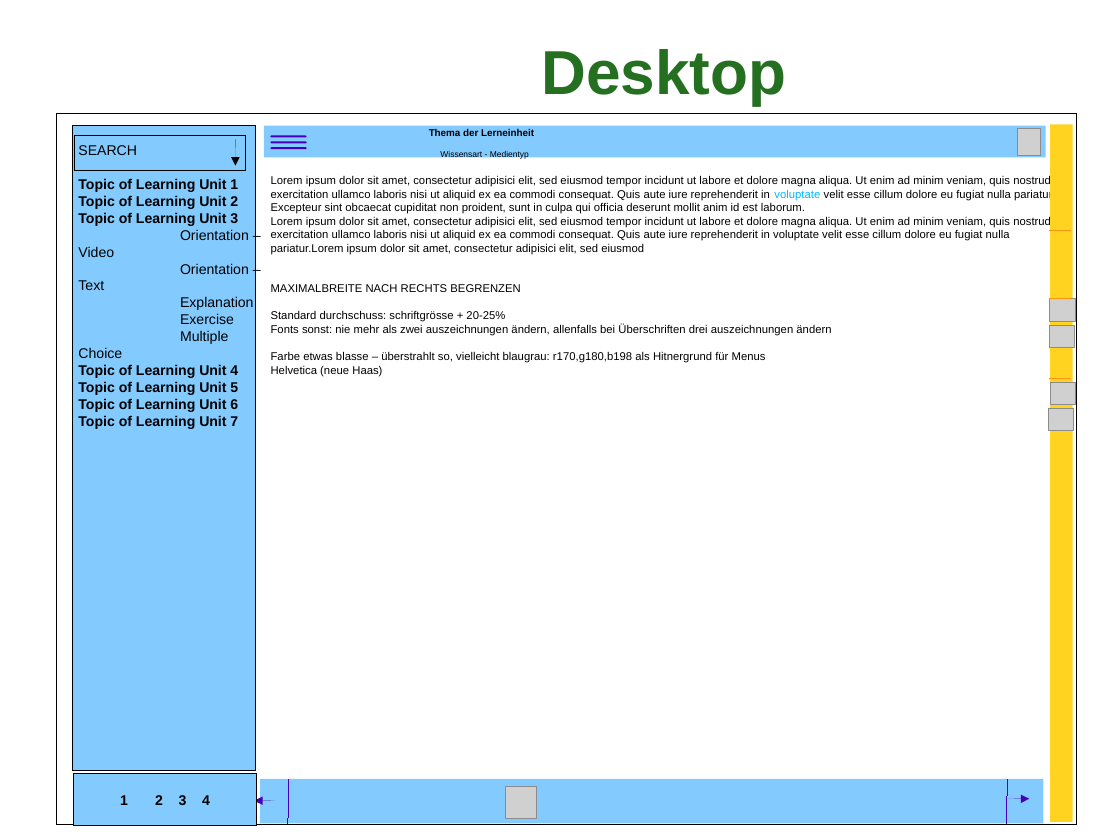
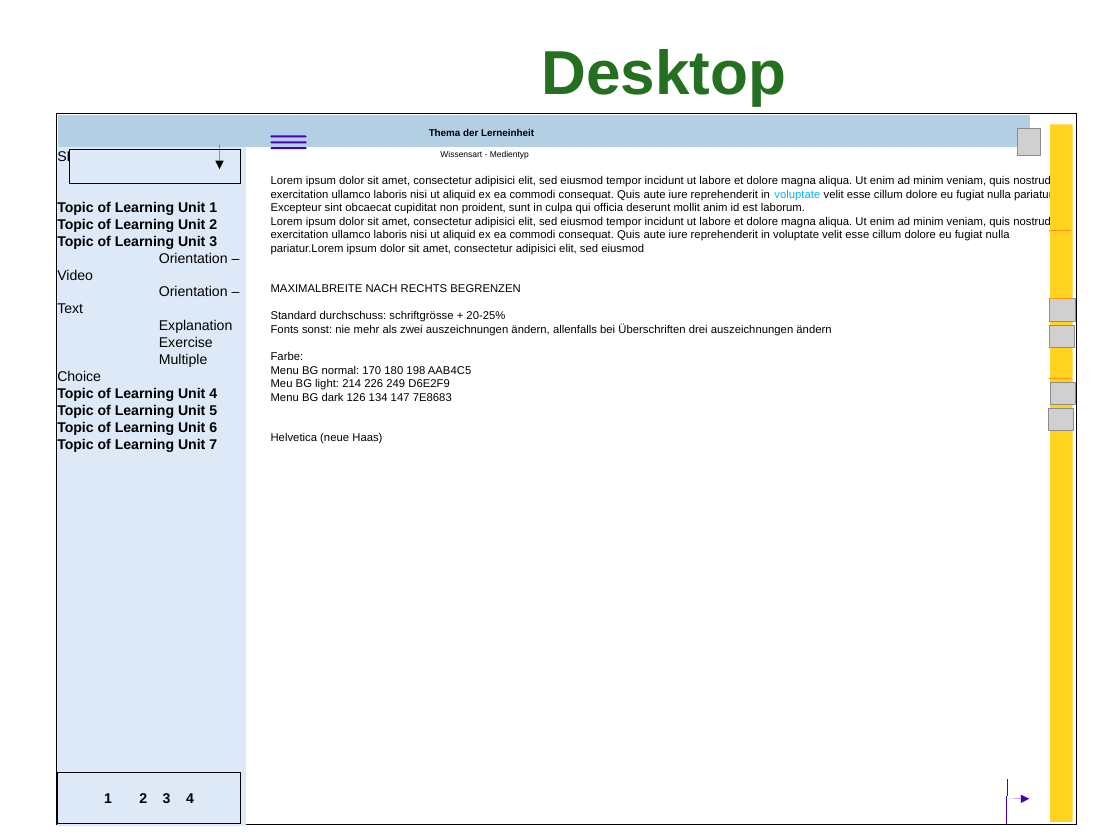
Before and after one commit to cswertz/lerndorf, a slide deck: slide 8 of doc/LD_interface.odp (slide 7 before the commit). Drawn at 1120x840 pixels with LibreOffice and Linux fonts; fonts in the diff are those of the drawing; grey boxes stand for pictures; background and template pictures are left out. Boxes give left, top, right and bottom in pixels: in the first picture for what was removed or moved away, otherwise in the second. Text is boxed around its words. In the diff, an @@ line names an element or a change of style, - is before the commit and + after.

```diff
--- a/doc/LD_interface.odp
+++ b/doc/LD_interface.odp
@@ rectangle: place and size @@
-rectangle at <box>264,126,1047,158</box>
+rectangle at <box>58,115,1030,146</box>
@@ rectangle at <box>58,115,1030,146</box>: fill #83CAFF to #B2CFE4 @@
@@ rectangle "SEARCH": place and size @@
-rectangle "SEARCH" at <box>78,145,253,429</box>
+rectangle "SEARCH" at <box>57,147,246,826</box>
@@ rectangle "SEARCH" at <box>57,147,246,826</box>: fill none to #DDE9F7 @@
@@ rectangle at <box>70,149,241,184</box>: fill none to #DDE9F7 @@
@@ rectangle: place and size @@
-rectangle at <box>75,135,246,171</box>
+rectangle at <box>70,149,241,184</box>
@@ rectangle removed at <box>72,126,255,771</box> @@
@@ arrow moved from (236, 139) - (236, 166) to (220, 143) - (220, 169) @@
@@ text at <box>271,352,471,401</box>: text changed @@
-Farbe etwas blasse – überstrahlt so, vielleicht blaugrau: r170,g180,b198 als Hitnergrund für Menus
+Farbe:
+Menu BG normal: 170 180 198 AAB4C5
+Meu BG light: 214 226 249 D6E2F9
+Menu BG dark 126 134 147 7E8683
@@ rectangle "1 2 3 4": place and size @@
-rectangle "1 2 3 4" at <box>73,773,256,825</box>
+rectangle "1 2 3 4" at <box>58,772,241,824</box>
@@ rectangle "1 2 3 4" at <box>58,772,241,824</box>: fill #83CAFF to #DDE9F7 @@
@@ arrow removed from (275, 801) to (254, 801) @@
@@ rectangle removed at <box>260,780,1044,824</box> @@
@@ line removed from (289, 780) to (288, 824) @@
@@ picture removed at <box>506,787,538,819</box> @@
```
Also in this commit, not shown: 2 other slides changed, 1 slide added, 5 other files.
